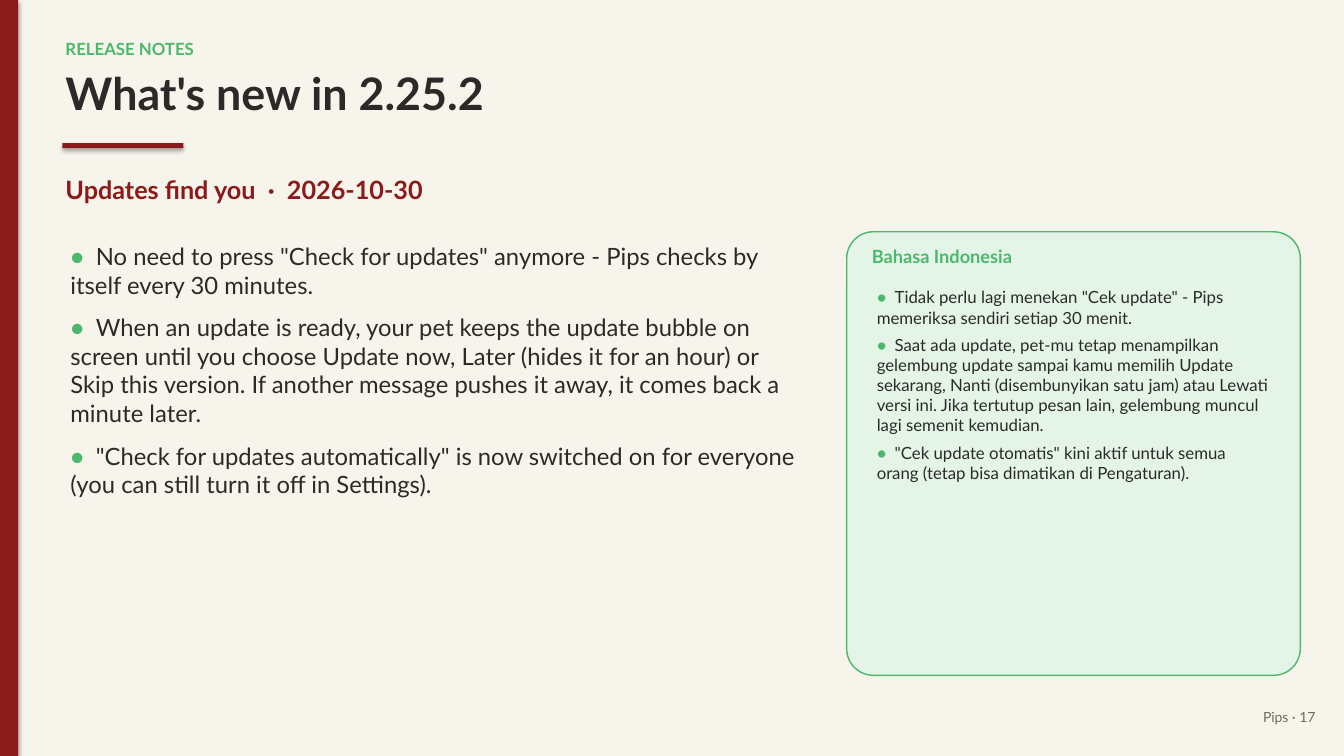
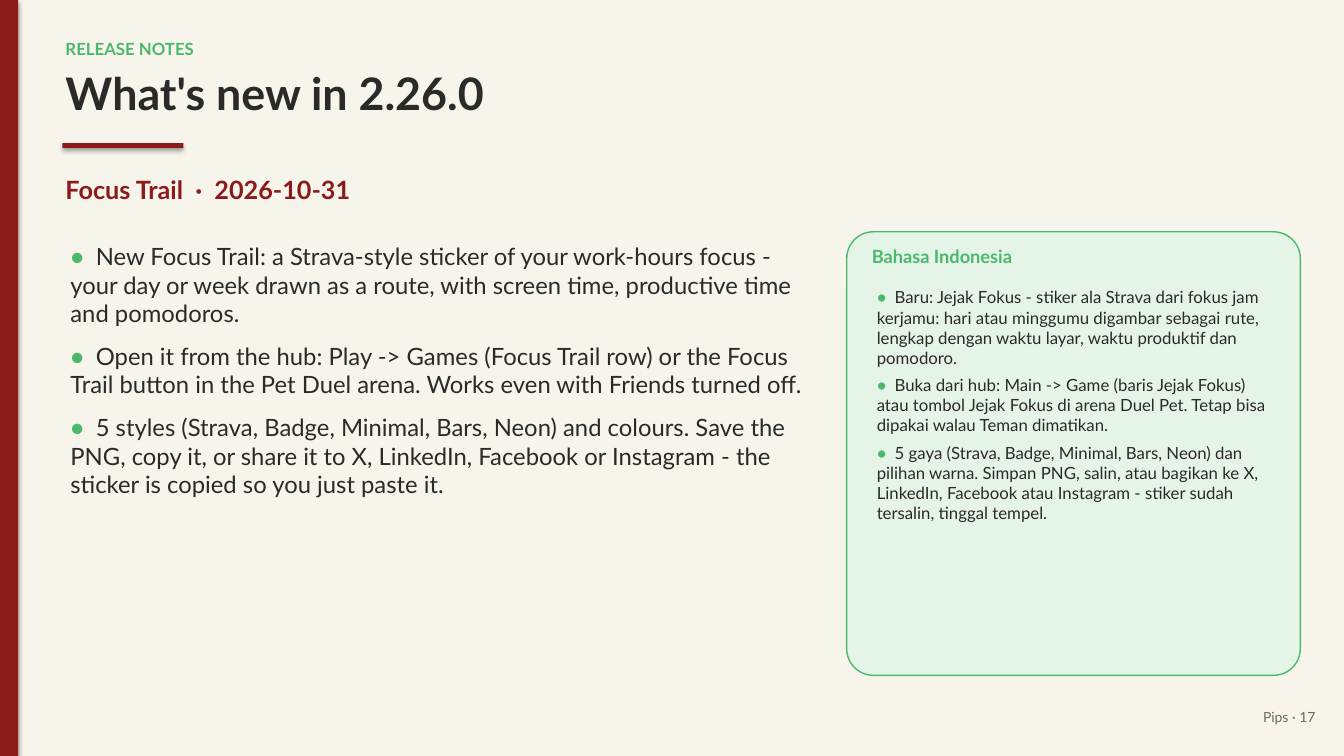
Before and after one commit to juw12/projects, a slide deck: slide 17 of apps/pips/web/download/Pips-Guide.pptx. Drawn at 1344x756 pixels with LibreOffice and Linux fonts; fonts in the diff are those of the drawing. Boxes give left, top, right and bottom in pixels: in the first picture for what was removed or moved away, otherwise in the second. Text is boxed around its words. In the diff, an @@ line names an element or a change of style, - is before the commit and + after.

Commit message:
pips 2.26.0: Focus Trail

```diff
--- a/apps/pips/web/download/Pips-Guide.pptx
+++ b/apps/pips/web/download/Pips-Guide.pptx
@@ text at bbox=[65, 76, 484, 111]: text changed @@
-What's new in 2.25.2
+What's new in 2.26.0
@@ text at bbox=[65, 180, 350, 200]: text changed @@
-Updates find you · 2026-10-30
+Focus Trail · 2026-10-31
@@ text at bbox=[70, 247, 801, 498]: text changed @@
-• No need to press "Check for updates" anymore - Pips checks by itself every 30 minutes.
-• When an update is ready, your pet keeps the update bubble on screen until you choose Update now, Later (hides it for an hour) or Skip this version. If another message pushes it away, it comes back a minute later.
-• "Check for updates automatically" is now switched on for everyone (you can still turn it off in Settings).
+• New Focus Trail: a Strava-style sticker of your work-hours focus - your day or week drawn as a route, with screen time, productive time and pomodoros.
+• Open it from the hub: Play -> Games (Focus Trail row) or the Focus Trail button in the Pet Duel arena. Works even with Friends turned off.
+• 5 styles (Strava, Badge, Minimal, Bars, Neon) and colours. Save the PNG, copy it, or share it to X, LinkedIn, Facebook or Instagram - the sticker is copied so you just paste it.
@@ text at bbox=[877, 290, 1265, 522]: text changed @@
-• Tidak perlu lagi menekan "Cek update" - Pips memeriksa sendiri setiap 30 menit.
-• Saat ada update, pet-mu tetap menampilkan gelembung update sampai kamu memilih Update sekarang, Nanti (disembunyikan satu jam) atau Lewati versi ini. Jika tertutup pesan lain, gelembung muncul lagi semenit kemudian.
-• "Cek update otomatis" kini aktif untuk semua orang (tetap bisa dimatikan di Pengaturan).
+• Baru: Jejak Fokus - stiker ala Strava dari fokus jam kerjamu: hari atau minggumu digambar sebagai rute, lengkap dengan waktu layar, waktu produktif dan pomodoro.
+• Buka dari hub: Main -> Game (baris Jejak Fokus) atau tombol Jejak Fokus di arena Duel Pet. Tetap bisa dipakai walau Teman dimatikan.
+• 5 gaya (Strava, Badge, Minimal, Bars, Neon) dan pilihan warna. Simpan PNG, salin, atau bagikan ke X, LinkedIn, Facebook atau Instagram - stiker sudah tersalin, tinggal tempel.
```
Also in this commit, not shown: 2 other slides changed, 11 other files.
